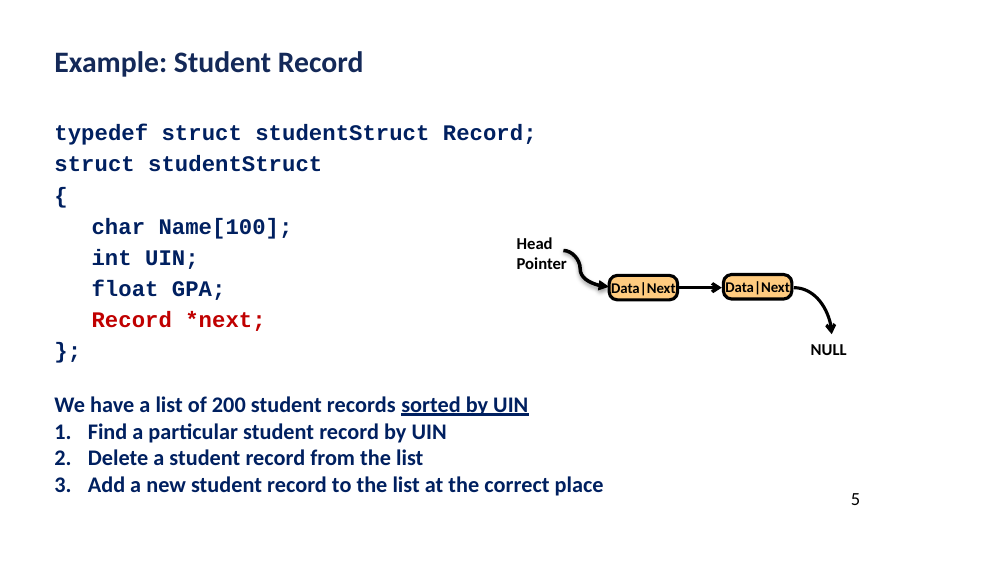
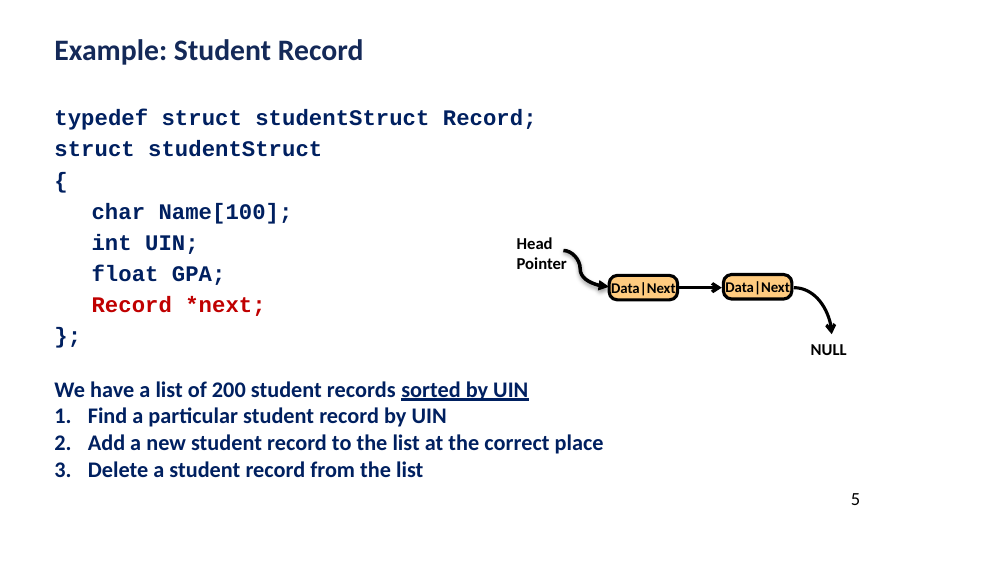
Before and after one commit to ubhowmik/ECE220, a slide deck: slide 5 of Lecture#19/Lecture_19.pptx. Drawn at 1008x567 pixels with LibreOffice and Linux fonts; fonts in the diff are those of the drawing; background and template pictures are left out. Boxes give left, top, right and bottom in pixels: in the first picture for what was removed or moved away, otherwise in the second. Text is boxed around its words. In the diff, an @@ line names an element or a change of style, - is before the commit and + after.

```diff
--- a/Lecture#19/Lecture_19.pptx
+++ b/Lecture#19/Lecture_19.pptx
@@ text "Example: Student Record": place and size @@
-text "Example: Student Record" at [54, 51, 364, 77]
+text "Example: Student Record" at [54, 39, 364, 65]
@@ text "typedef struct studentStruct Record;": place and size @@
-text "typedef struct studentStruct Record;" at [54, 124, 604, 496]
+text "typedef struct studentStruct Record;" at [54, 109, 604, 477]
@@ text at [88, 434, 604, 454]: paragraph added @@
+2. Add a new student record to the list at the correct place
@@ text at [88, 476, 604, 496]: paragraph removed @@
-3. Add a new student record to the list at the correct place
```
Also in this commit, not shown: 1 other file.
